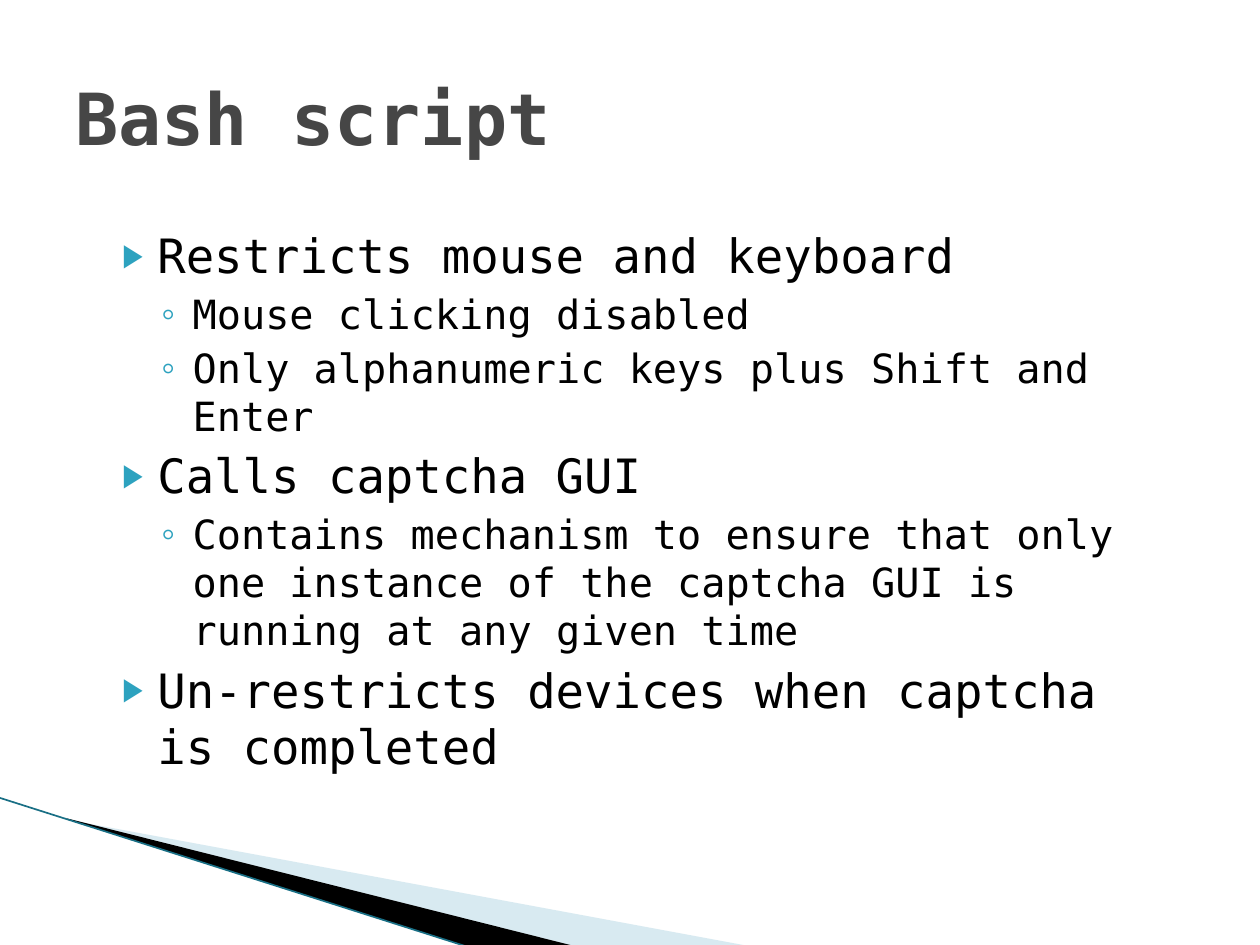
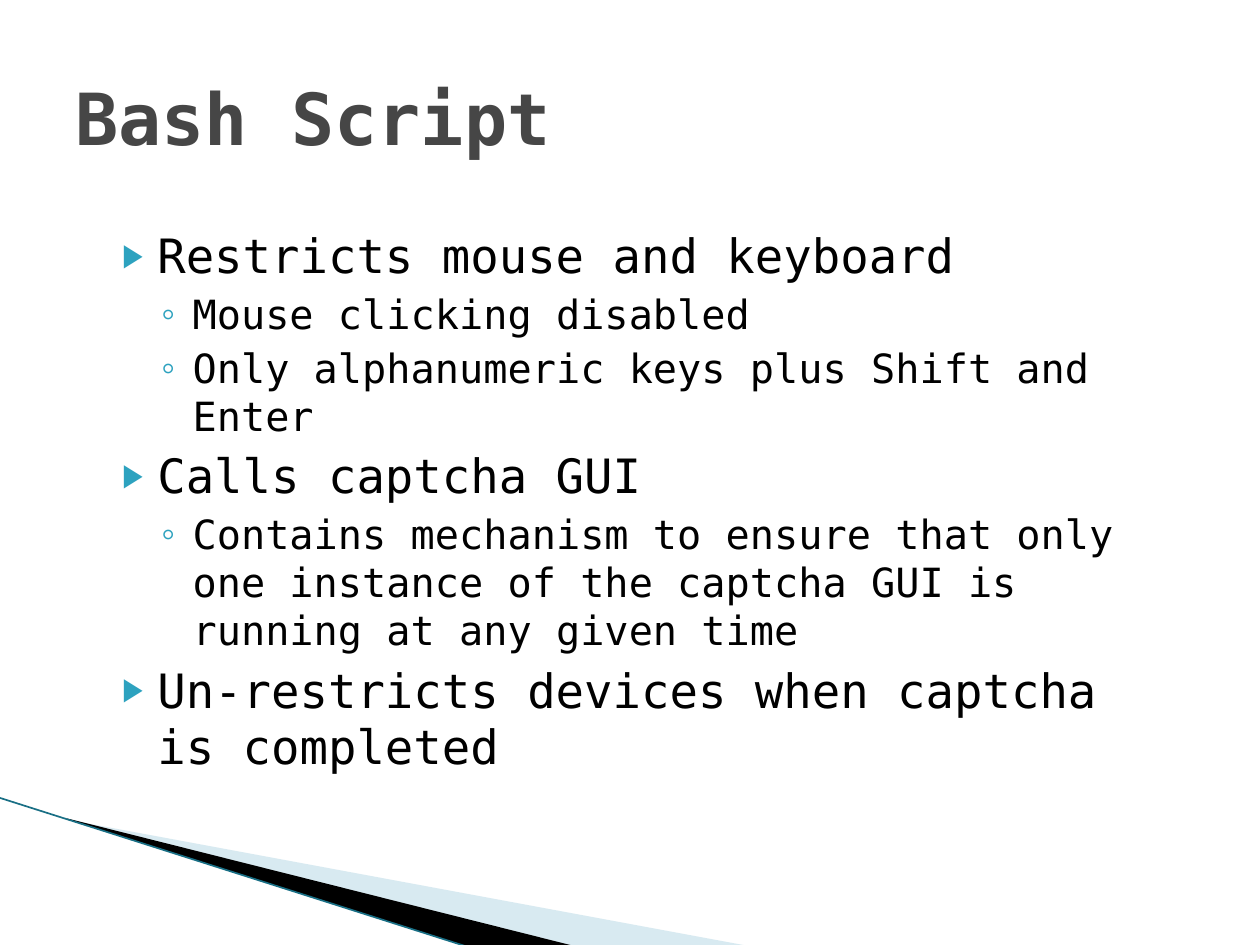
Before and after one commit to vfasburg/cse_825, a slide deck: slide 15 of Project/Final_Project_Presentation_Fasburg_Reiff_Thomas.pptx. Drawn at 1260x945 pixels with LibreOffice and Linux fonts; fonts in the diff are those of the drawing; background and template pictures are left out. Boxes give left, top, right and bottom in pixels: in the first picture for what was removed or moved away, otherwise in the second. Text is boxed around its words. In the diff, an @@ line names an element or a change of style, - is before the commit and + after.

```diff
--- a/Project/Final_Project_Presentation_Fasburg_Reiff_Thomas.pptx
+++ b/Project/Final_Project_Presentation_Fasburg_Reiff_Thomas.pptx
@@ title at (75, 87, 550, 160): text changed @@
-Bash script
+Bash Script
```
Also in this commit, not shown: 1 other slide changed.
